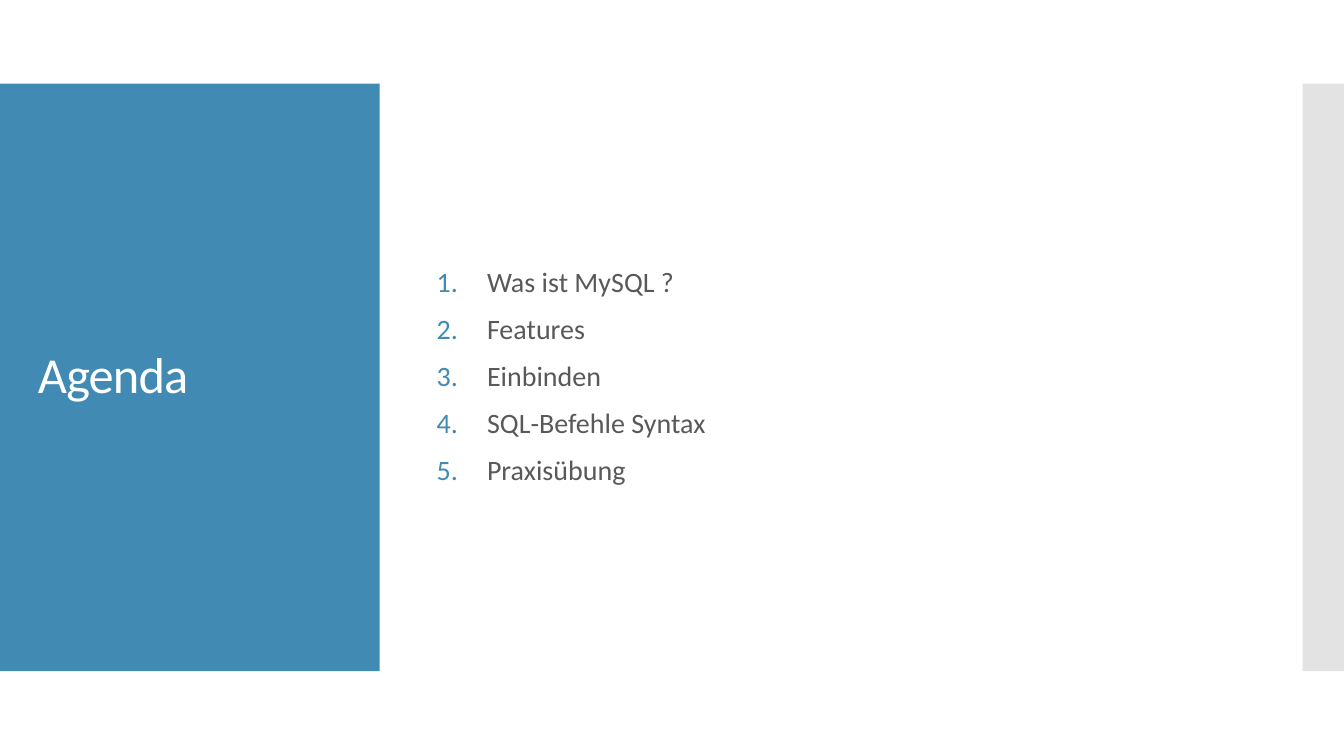
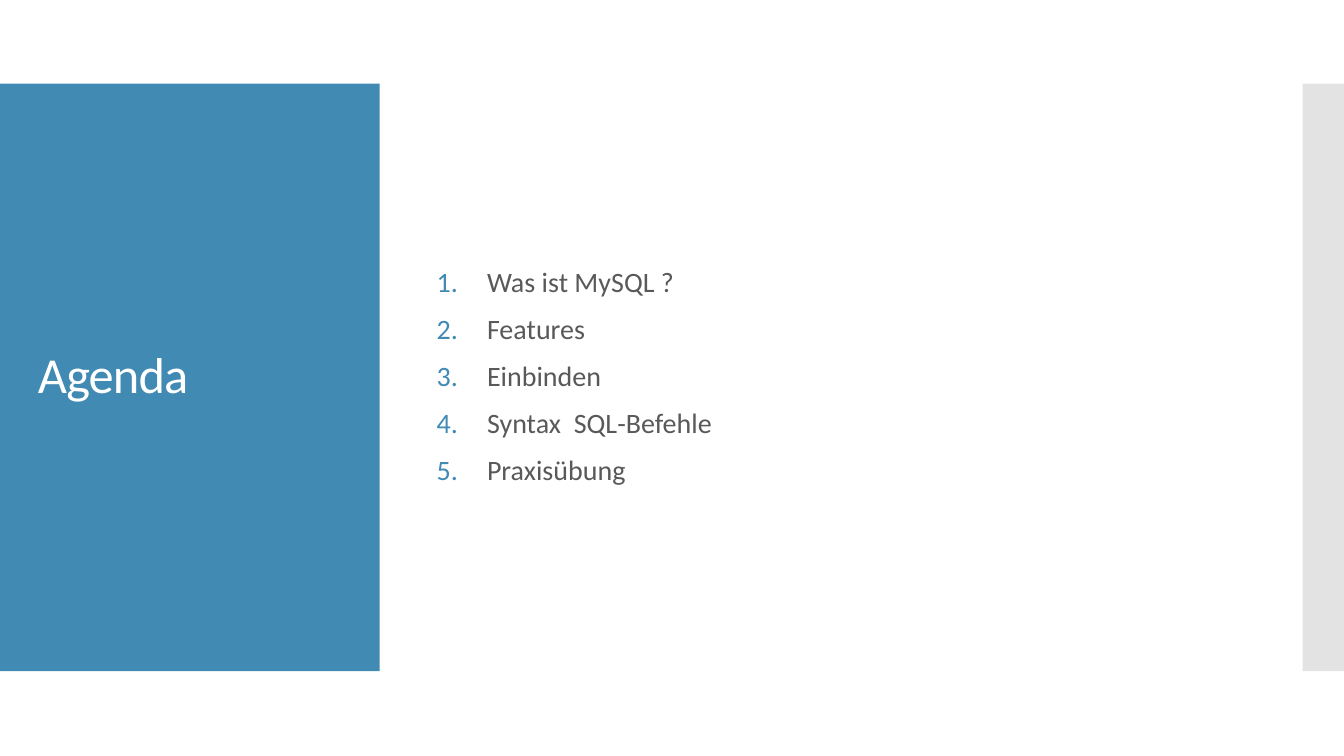
Before and after one commit to Tom433/ePortfolio, a slide deck: slide 2 of e-Portfolio MySQL.pptx. Drawn at 1344x756 pixels with LibreOffice and Linux fonts; fonts in the diff are those of the drawing. Boxes give left, top, right and bottom in pixels: in the first picture for what was removed or moved away, otherwise in the second. Text is boxed around its words. In the diff, an @@ line names an element or a change of style, - is before the commit and + after.

```diff
--- a/e-Portfolio MySQL.pptx
+++ b/e-Portfolio MySQL.pptx
@@ text at <box>487,413,712,438</box>: text changed @@
-4. SQL-Befehle Syntax
+4. Syntax SQL-Befehle
```
Also in this commit, not shown: 5 other slides changed.
